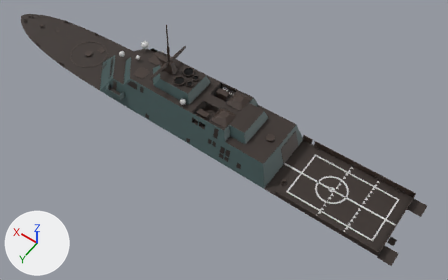
The Blender file assets/models/freedom.blend as it was, and as the next commit left it.
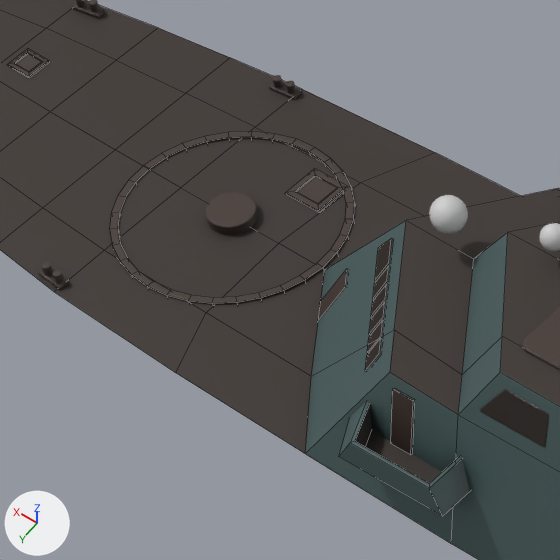
Old and new are each drawn whole from a 50 mm camera at (-63.3, 74.7, 121.5) aimed at (-12.8, 4.0, 10.3) and again close up on the part from 12% to 31% of the width and 8% to 38% of the height. Lighting does not change. The marker at lower left points along +X, +Y and +Z. The close-ups show mesh edges as thin lines.
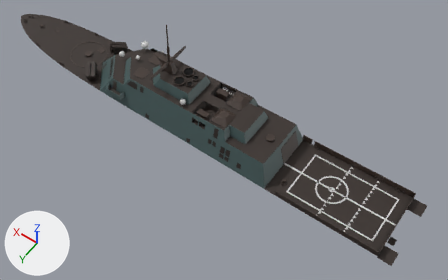
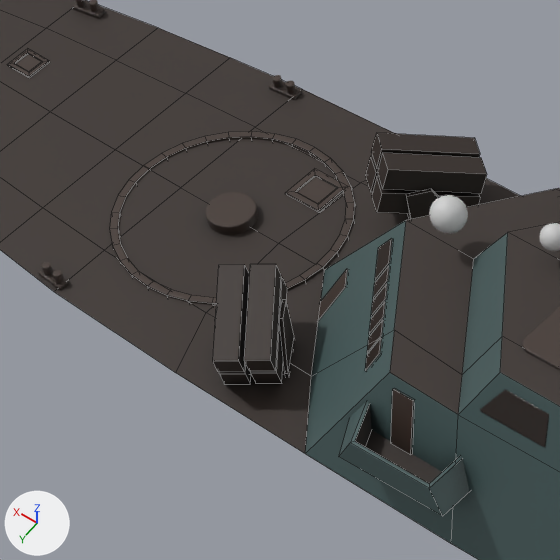
Where the change shows, as pixel boxes [x1, y1, x2, y2] in the close-ups (560 x 560 px):
'NSM Base.001', added
    after: [213, 133, 487, 384]
'NSM Base', added
    after: [251, 189, 439, 376]

The edits, one by one:
Mesh me_cube_020 is new.
It is a box spanning x -1.1..-0.1, y -2.0..2.0, z 0.1..1.1.
It uses material mat_deck_dark.
Mesh me_cube_019 is new.
It has 24 vertices, 22 faces and spans x -1.3..1.3, y -1.0..1.0, z -0.1..2.1.
It uses material mat_deck_dark.
Object 'NSM Base.001' (ob_nsm_base_001) is new; it shows me_cube_020.
Its location is (27.08, -5.05, 9.82).
Its rotation in degrees is (20, 0, -36).
It gains a MIRROR modifier named 'Mirror.001'.
Modifier setting: use_axis = (True, False, True).
It gains a MIRROR modifier named 'Mirror'.
Modifier setting: use_axis = (False, True, False).
Modifier setting: use_mirror_merge = False.
Modifier setting: mirror_object = ob_hull.
Object 'NSM Base' (ob_nsm_base) is new; it shows me_cube_019.
Its location is (27.08, -5.05, 8.01).
Its rotation in degrees is (0, 0, -36).
It gains a MIRROR modifier named 'Mirror'.
Modifier setting: use_axis = (False, True, False).
Modifier setting: use_mirror_merge = False.
Modifier setting: mirror_object = ob_hull.
